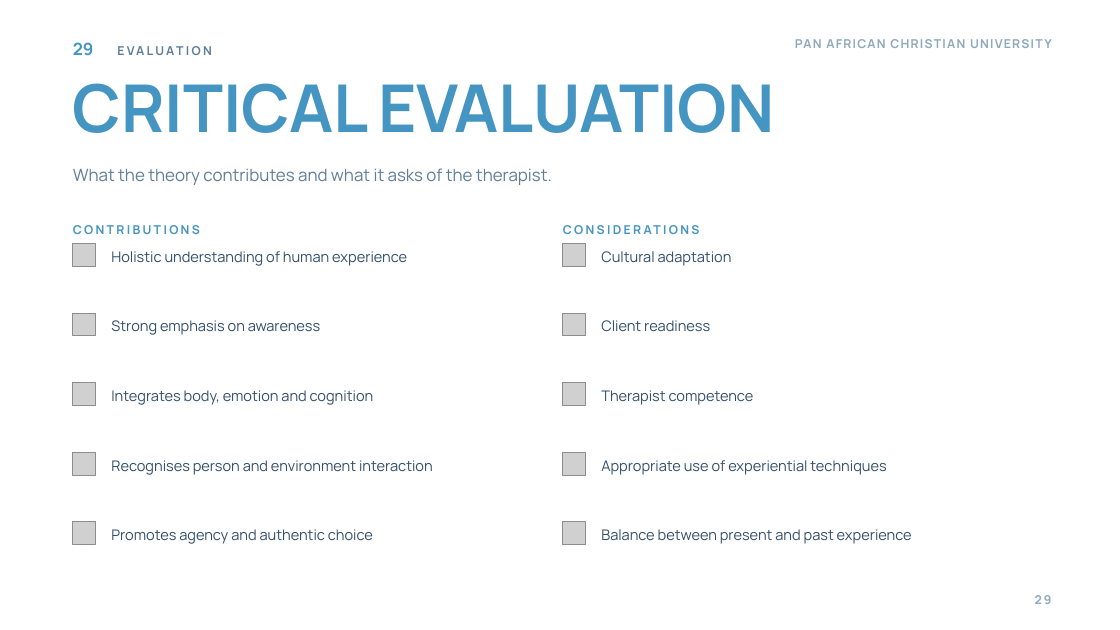
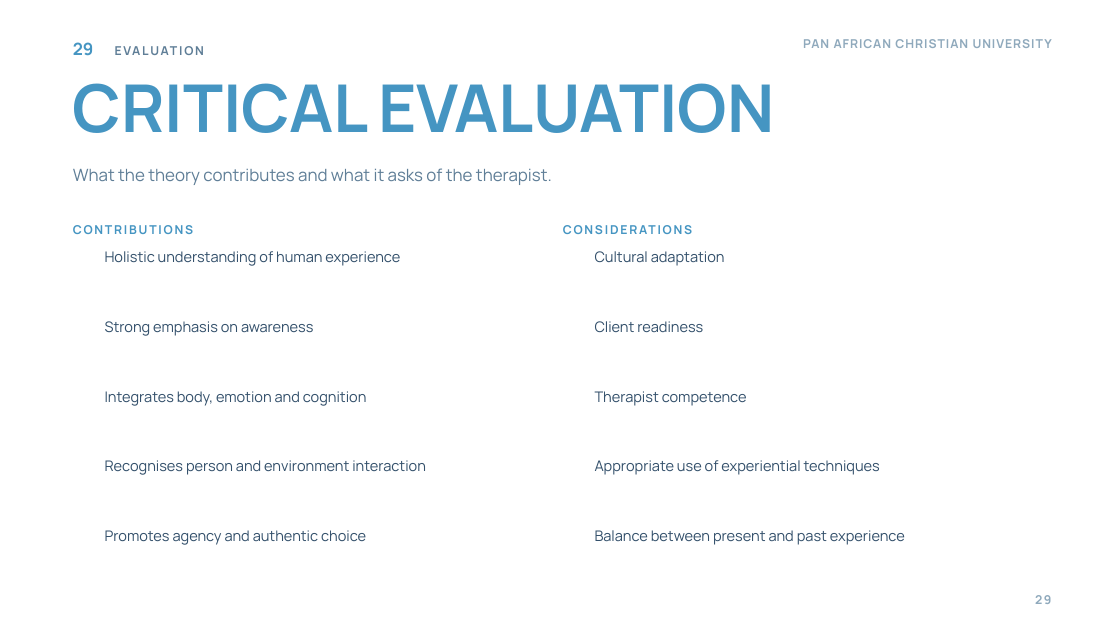
Before and after one commit to wambetebenjamin/Business-e-books, a slide deck: slide 29 of presentations/gestalt-theory-counselling/Gestalt Theory and Its Application to Counselling.pptx. Drawn at 1120x630 pixels with LibreOffice and Linux fonts; fonts in the diff are those of the drawing; grey boxes stand for pictures; background and template pictures are left out. Boxes give left, top, right and bottom in pixels: in the first picture for what was removed or moved away, otherwise in the second. Text is boxed around its words. In the diff, an @@ line names an element or a change of style, - is before the commit and + after.

```diff
--- a/presentations/gestalt-theory-counselling/Gestalt Theory and Its Application to Counselling.pptx
+++ b/presentations/gestalt-theory-counselling/Gestalt Theory and Its Application to Counselling.pptx
@@ text "29 EVALUATION" at (73, 42, 774, 133): letter spacing 2 to 1.6 pt in "EVALUATION" @@
@@ text "PAN AFRICAN CHRISTIAN UNIVERSITY" at (803, 39, 968, 48): letter spacing 1.1 to 0.8 pt @@
@@ text "CONTRIBUTIONS" at (73, 225, 193, 234): letter spacing 2 to 1.6 pt @@
@@ text "CONSIDERATIONS" at (563, 217, 963, 238): letter spacing 2 to 1.6 pt @@
@@ picture removed at (73, 244, 96, 266) @@
@@ text "Holistic understanding of human experience": place and size @@
-text "Holistic understanding of human experience" at (111, 251, 407, 266)
+text "Holistic understanding of human experience" at (105, 251, 400, 266)
@@ picture removed at (563, 244, 586, 266) @@
@@ text "Cultural adaptation": place and size @@
-text "Cultural adaptation" at (601, 251, 732, 266)
+text "Cultural adaptation" at (595, 251, 725, 266)
@@ picture removed at (73, 313, 96, 336) @@
@@ text "Strong emphasis on awareness": place and size @@
-text "Strong emphasis on awareness" at (111, 320, 320, 335)
+text "Strong emphasis on awareness" at (105, 321, 313, 336)
@@ picture removed at (563, 313, 586, 336) @@
@@ text "Client readiness": place and size @@
-text "Client readiness" at (601, 320, 710, 331)
+text "Client readiness" at (595, 321, 703, 332)
@@ picture removed at (73, 383, 96, 406) @@
@@ text "Integrates body, emotion and cognition": place and size @@
-text "Integrates body, emotion and cognition" at (111, 390, 374, 405)
+text "Integrates body, emotion and cognition" at (105, 391, 367, 406)
@@ picture removed at (563, 383, 586, 406) @@
@@ text "Therapist competence": place and size @@
-text "Therapist competence" at (601, 390, 754, 405)
+text "Therapist competence" at (595, 391, 747, 406)
@@ picture removed at (73, 453, 96, 476) @@
@@ text "Recognises person and environment interaction": place and size @@
-text "Recognises person and environment interaction" at (111, 460, 433, 475)
+text "Recognises person and environment interaction" at (105, 460, 426, 475)
@@ picture removed at (563, 453, 586, 476) @@
@@ text "Appropriate use of experiential techniques": place and size @@
-text "Appropriate use of experiential techniques" at (601, 460, 886, 475)
+text "Appropriate use of experiential techniques" at (595, 460, 880, 475)
@@ picture removed at (73, 522, 96, 544) @@
@@ text "Promotes agency and authentic choice": place and size @@
-text "Promotes agency and authentic choice" at (111, 529, 373, 544)
+text "Promotes agency and authentic choice" at (105, 530, 366, 545)
@@ picture removed at (563, 522, 586, 544) @@
@@ text "Balance between present and past ...": place and size @@
-text "Balance between present and past ..." at (601, 529, 912, 544)
+text "Balance between present and past ..." at (595, 530, 905, 545)
```
Also in this commit, not shown: 30 other slides changed, 33 other files.
